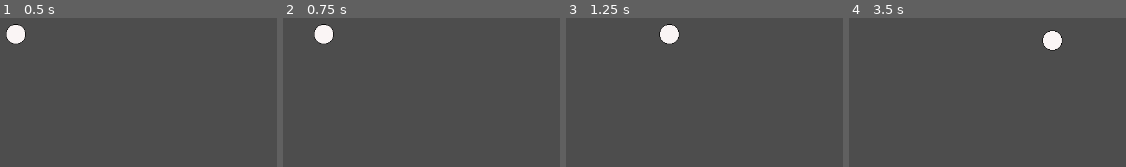
Above: before the commit, frames 1-4 (left to right).
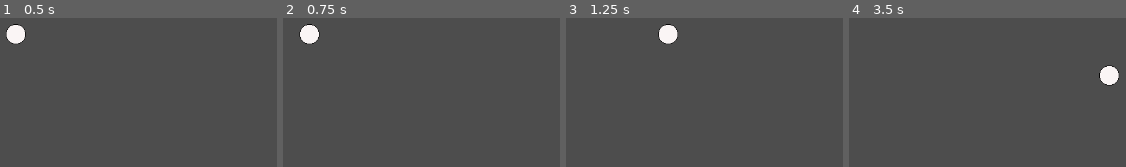
Above: after the commit, the same moments.

Repository: cledson-leite/snake-arena-survivor
Game: Godot game, scene res://scenes/Main.tscn
The game is run twice, just before and just after one commit, with the same random seed, the same clock (stepped at 60 frames per second) and the same inputs.
Inputs:
- Up to frame 1 (0.5 s): no input
- Up to frame 2 (0.75 s): tap Enter at 0.5 s; hold D (right) from 0.53 s (still down)
- Up to frame 3 (1.25 s): keep holding D (right)
- Up to frame 4 (3.5 s): release D (right) at 1.28 s; hold S (down) 1.28-2.03 s; hold D (right) 2.03-2.78 s; hold W (up) from 2.78 s (still down)

Frame 1 is identical in both runs. In frame 2, 1.3% of the frame differs, in the area x 5-19%, y 4-18%; in frame 3, 0.2%; in frame 4, 1.6%, in the area x 69-98%, y 8-46%.

Commit message:
implementar fuidez ao movimento

Diff:
--- a/intites/player/scripts/PlayerSnake.gd
+++ b/intites/player/scripts/PlayerSnake.gd
@@ -1,10 +1,19 @@
 extends CharacterBody2D
-@export var speed: float = 200.0
+
+@export var max_speed: float = 250.0
+@export var acceleration: float = 800.0
+@export var deceleration: float = 600.0
 
 func _physics_process(delta: float) -> void:
-	var direction := Input.get_vector(
+	var input_direction := Input.get_vector(
 		"left", "right", "up", "down"
 	)
-	velocity = direction * speed
+	if input_direction != Vector2.ZERO:
+		velocity = velocity.move_toward(
+			input_direction * max_speed,
+			acceleration * delta
+		)
+	else:
+		velocity = velocity.move_toward(Vector2.ZERO, deceleration * delta)
 
 	move_and_slide()
